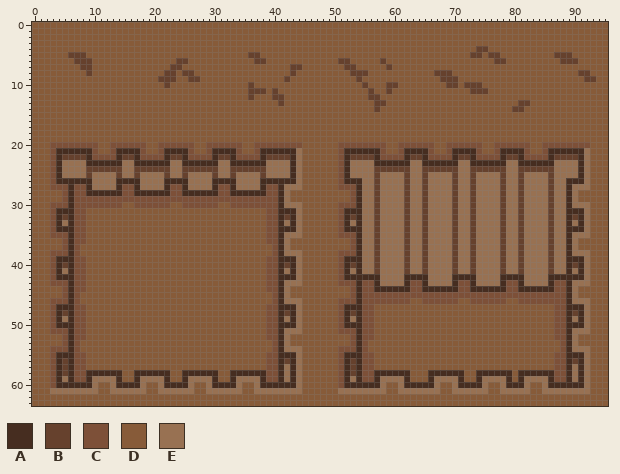
Sprite sheet, stored at MicroMarine/Content/Maps/dirt_sheet16.png. That is the earlier state.
The file is 96x64 pixels.
Palette (. is transparent): A #462d20  B #66412d  C #7d5038  D #875b39  E #987152
New version:
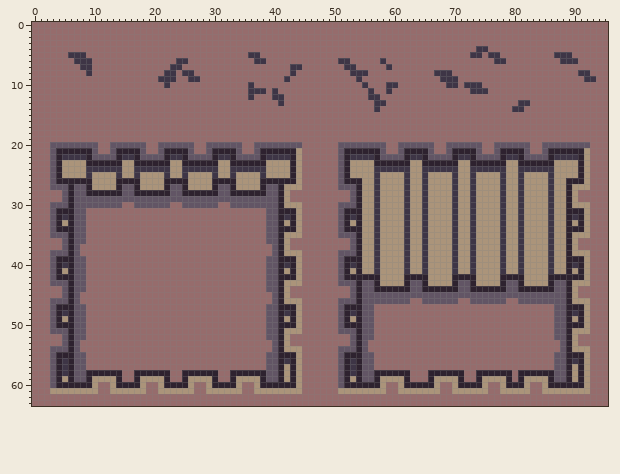
Change:
@@ palette @@
-A #462d20
+A #2e222f
-B #66412d
+B #3e3546
-C #7d5038
+C #625565
-D #875b39
+D #966c6c
-E #987152
+E #ab947a
Pixel boxes of the changes (left, top, right, bottom) in both pictures:
changed: (32, 22, 608, 406)
